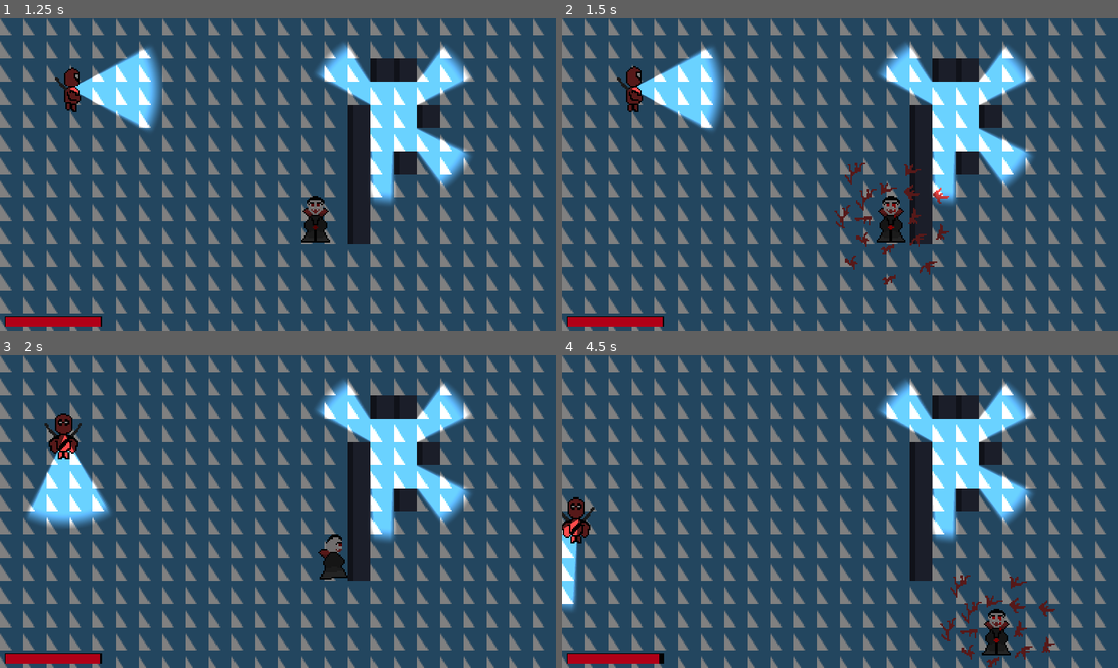
Above: before the commit, frames 1-4 (two rows, left to right).
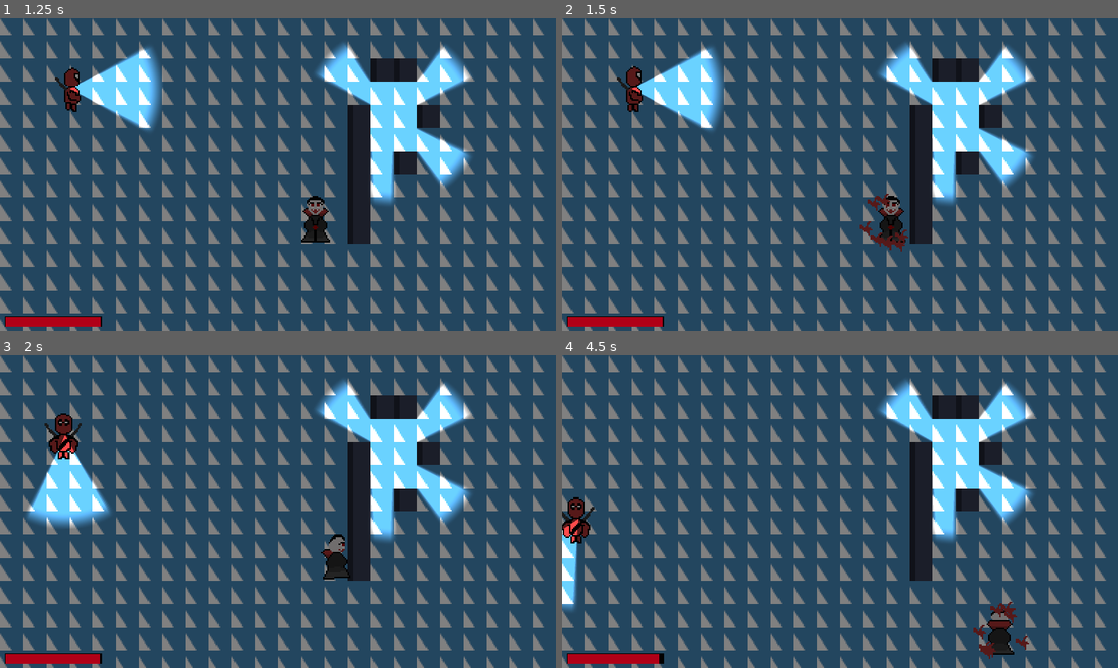
Above: after the commit, the same moments.

Repository: jGrzyb/gamejamtbd2025
Game: Godot game, scene res://scenes/start.tscn
The game is run twice, just before and just after one commit, with the same random seed, the same clock (stepped at 60 frames per second) and the same inputs. The engine's default icon, where the game draws it, is replaced by a stand-in: a white triangle on a blue panel in a dark square.
Inputs:
- Up to frame 1 (1.25 s): click "START" at 0.5 s
- Up to frame 2 (1.5 s): tap Enter at 1.25 s; hold D (right) from 1.28 s (still down); hold E (attack) from 1.28 s (still down)
- Up to frame 3 (2 s): keep holding D (right); keep holding E (attack)
- Up to frame 4 (4.5 s): release D (right) at 2.03 s; release E (attack) at 2.03 s; hold S (down) 2.03-2.78 s; tap E (attack) at 2.1, 3.05, 3.6 s; hold D (right) 2.78-3.53 s; hold Space (dash) 2.78-3.53 s; hold W (up) 3.53-4.28 s; hold A (left) from 4.28 s (still down); hold E (attack) from 4.28 s (still down)

Frame 1 is identical in both runs. In frame 2, 1.1% of the frame differs, in the area x 49-70%, y 46-86%; in frame 3, 0.2%; in frame 4, 1.1%, in the area x 68-89%, y 70-100%.

Commit message:
particles

Diff:
--- a/nodes/enemy.tscn
+++ b/nodes/enemy.tscn
@@ -4,21 +4,21 @@
 [ext_resource type="Texture2D" uid="uid://lo1btquflttg" path="res://assets/dp.png" id="2_h5x5w"]
 [ext_resource type="PackedScene" uid="uid://2ykr55kyp6qs" path="res://nodes/light/triangle_light.tscn" id="3_qvblk"]
 
-[sub_resource type="AtlasTexture" id="AtlasTexture_67mdu"]
-atlas = ExtResource("2_h5x5w")
-region = Rect2(192, 32, 48, 32)
-
-[sub_resource type="AtlasTexture" id="AtlasTexture_hg2qs"]
-atlas = ExtResource("2_h5x5w")
-region = Rect2(144, 64, 48, 32)
-
-[sub_resource type="AtlasTexture" id="AtlasTexture_j5x34"]
-atlas = ExtResource("2_h5x5w")
-region = Rect2(192, 64, 48, 32)
-
-[sub_resource type="AtlasTexture" id="AtlasTexture_ra77q"]
-atlas = ExtResource("2_h5x5w")
-region = Rect2(144, 96, 48, 32)
+[sub_resource type="AtlasTexture" id="AtlasTexture_5wjk1"]
+atlas = ExtResource("2_h5x5w")
+region = Rect2(152, 32, 48, 32)
+
+[sub_resource type="AtlasTexture" id="AtlasTexture_c82th"]
+atlas = ExtResource("2_h5x5w")
+region = Rect2(152, 64, 48, 32)
+
+[sub_resource type="AtlasTexture" id="AtlasTexture_o2tv5"]
+atlas = ExtResource("2_h5x5w")
+region = Rect2(200, 64, 48, 32)
+
+[sub_resource type="AtlasTexture" id="AtlasTexture_mv1bh"]
+atlas = ExtResource("2_h5x5w")
+region = Rect2(152, 96, 48, 32)
 
 [sub_resource type="AtlasTexture" id="AtlasTexture_ewmu8"]
 atlas = ExtResource("2_h5x5w")
@@ -88,20 +88,20 @@
 animations = [{
 "frames": [{
 "duration": 1.0,
-"texture": SubResource("AtlasTexture_67mdu")
-}, {
-"duration": 1.0,
-"texture": SubResource("AtlasTexture_hg2qs")
-}, {
-"duration": 1.0,
-"texture": SubResource("AtlasTexture_j5x34")
-}, {
-"duration": 1.0,
-"texture": SubResource("AtlasTexture_ra77q")
-}],
-"loop": false,
+"texture": SubResource("AtlasTexture_5wjk1")
+}, {
+"duration": 1.0,
+"texture": SubResource("AtlasTexture_c82th")
+}, {
+"duration": 1.0,
+"texture": SubResource("AtlasTexture_o2tv5")
+}, {
+"duration": 1.0,
+"texture": SubResource("AtlasTexture_mv1bh")
+}],
+"loop": true,
 "name": &"die",
-"speed": 10.0
+"speed": 5.0
 }, {
 "frames": [{
 "duration": 1.0,
@@ -172,9 +172,7 @@
 "speed": 5.0
 }]
 
-[sub_resource type="CapsuleShape2D" id="CapsuleShape2D_45l1x"]
-radius = 7.0
-height = 26.0
+[sub_resource type="CircleShape2D" id="CircleShape2D_es1cb"]
 
 [node name="Enemy" type="CharacterBody2D" groups=["enemy"]]
 motion_mode = 1
@@ -185,8 +183,8 @@
 animation = &"die"
 
 [node name="CollisionShape2D" type="CollisionShape2D" parent="."]
-position = Vector2(-1, 1)
-shape = SubResource("CapsuleShape2D_45l1x")
+position = Vector2(0, 3)
+shape = SubResource("CircleShape2D_es1cb")
 
 [node name="NavigationAgent2D" type="NavigationAgent2D" parent="."]
 
--- a/nodes/player.tscn
+++ b/nodes/player.tscn
@@ -1,7 +1,8 @@
-[gd_scene load_steps=40 format=3 uid="uid://cw6b88h70nr4s"]
+[gd_scene load_steps=42 format=3 uid="uid://cw6b88h70nr4s"]
 
 [ext_resource type="Script" path="res://scripts/player.gd" id="1_tm02q"]
 [ext_resource type="Texture2D" uid="uid://c18rakhna0btg" path="res://assets/vl.png" id="2_guqat"]
+[ext_resource type="Texture2D" uid="uid://c25ixwy6mqbbg" path="res://assets/attack.png" id="3_hpj4p"]
 
 [sub_resource type="AtlasTexture" id="AtlasTexture_h7ept"]
 atlas = ExtResource("2_guqat")
@@ -279,10 +280,17 @@
 "speed": 5.0
 }]
 
-[sub_resource type="CircleShape2D" id="CircleShape2D_rpgms"]
+[sub_resource type="CircleShape2D" id="CircleShape2D_3dn30"]
+radius = 8.0
 
 [sub_resource type="CircleShape2D" id="CircleShape2D_67yjf"]
-radius = 30.0
+radius = 35.0
+
+[sub_resource type="CanvasItemMaterial" id="CanvasItemMaterial_xajuj"]
+particles_animation = true
+particles_anim_h_frames = 1
+particles_anim_v_frames = 1
+particles_anim_loop = false
 
 [node name="Player" type="CharacterBody2D" groups=["player"]]
 motion_mode = 1
@@ -290,10 +298,10 @@
 
 [node name="AnimatedSprite2D" type="AnimatedSprite2D" parent="."]
 sprite_frames = SubResource("SpriteFrames_e2kwg")
-animation = &"attack"
 
 [node name="CollisionShape2D" type="CollisionShape2D" parent="."]
-shape = SubResource("CircleShape2D_rpgms")
+position = Vector2(0, 8)
+shape = SubResource("CircleShape2D_3dn30")
 
 [node name="Timer_dash" type="Timer" parent="."]
 one_shot = true
@@ -312,6 +320,22 @@
 wait_time = 0.3
 one_shot = true
 
+[node name="CPUParticles2D" type="CPUParticles2D" parent="."]
+material = SubResource("CanvasItemMaterial_xajuj")
+use_parent_material = true
+emitting = false
+lifetime = 0.5
+one_shot = true
+explosiveness = 0.9
+local_coords = true
+texture = ExtResource("3_hpj4p")
+spread = 180.0
+gravity = Vector2(0, 0)
+initial_velocity_min = 100.0
+initial_velocity_max = 100.0
+damping_min = 100.0
+damping_max = 200.0
+
 [connection signal="timeout" from="Timer_dash" to="." method="_on_timer_dash_timeout"]
 [connection signal="timeout" from="Timer_die" to="." method="_on_timer_die_timeout"]
 [connection signal="timeout" from="Timer_attack" to="." method="_on_timer_attack_timeout"]
--- a/scripts/player.gd
+++ b/scripts/player.gd
@@ -9,6 +9,7 @@
 @onready var animated_sprite_2d: AnimatedSprite2D = $AnimatedSprite2D
 @onready var timer_attack: Timer = $Timer_attack
 @onready var timer_die: Timer = $Timer_die
+@onready var cpu_particles_2d: CPUParticles2D = $CPUParticles2D
 
 @export var speed := 100
 @export var dash_speed := 400
@@ -40,7 +41,7 @@
 		timer_dash.start()
 	elif event.is_action_pressed("attack"):
 		is_basic_anim = false
-		animated_sprite_2d.play("attack")
+		cpu_particles_2d.emitting = true
 		timer_attack.start()
 		var enemies = area_2d.get_overlapping_bodies().filter(func(x): return x is Enemy)
 		for e in enemies:
Binary file added: assets/attack.png
Not shown, added: assets/attack.png.import
